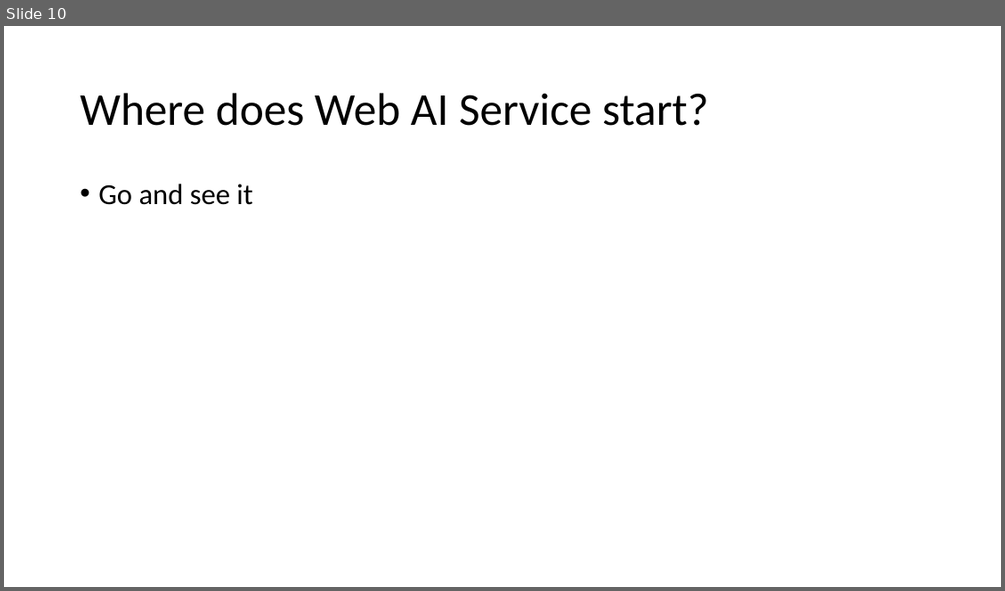
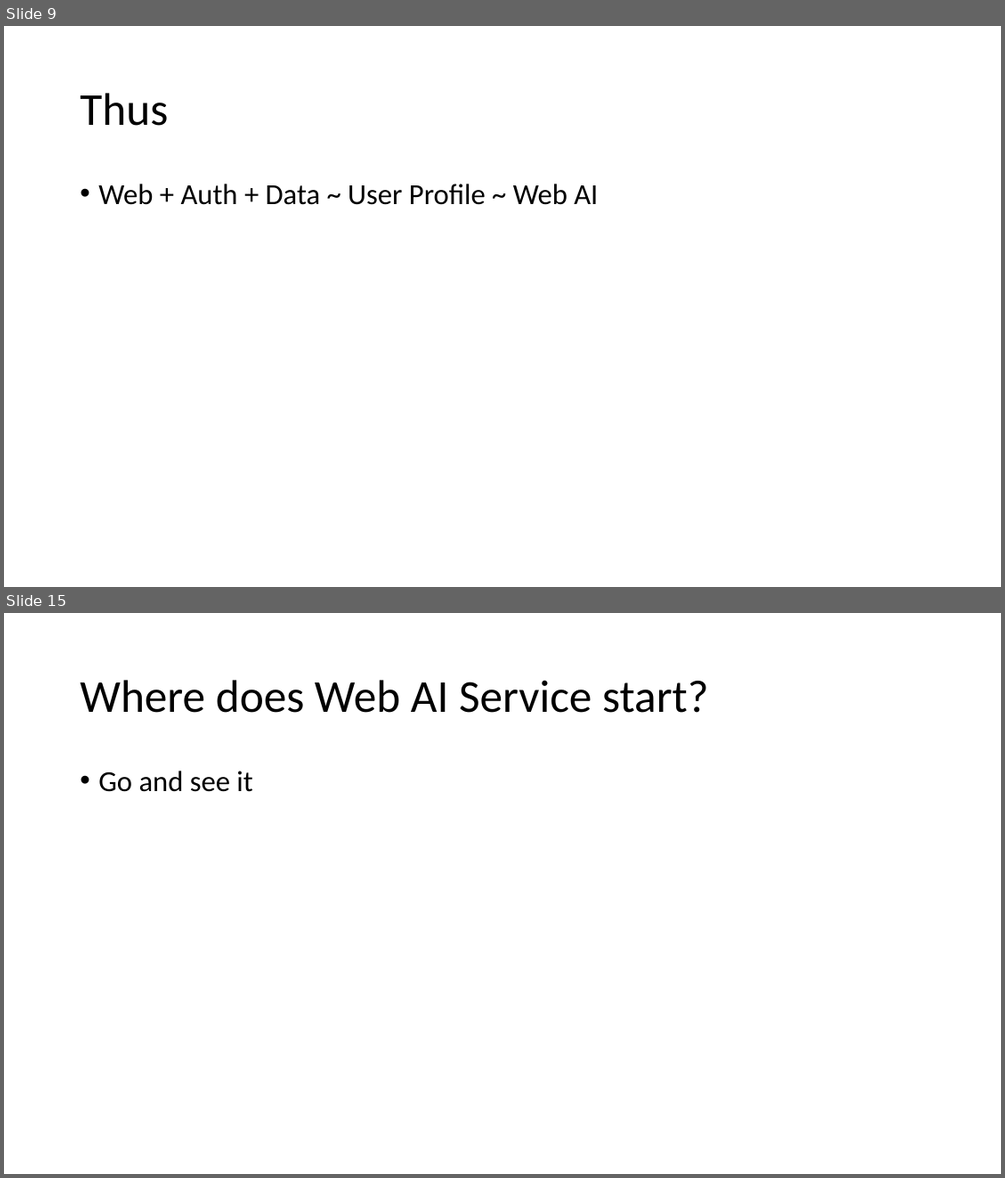
Before and after one commit to shenfe/Siqi, a slide deck: asset/presentation.pptx. Shown one above the other, each under a label of ours: slide 10 before the commit, slides 9 and 15 after it; the slides between them are not shown. The pictures are 1005x591 and 1005x1178 pixels, drawn with LibreOffice and Linux fonts; fonts in the diff are those of the drawing. Boxes give left, top, right and bottom in pixels: in the first picture for what was removed or moved away, otherwise in the second. Text is boxed around its words. In the diff, an @@ line names an element or a change of style, - is before the commit and + after.

```diff
--- a/asset/presentation.pptx
+++ b/asset/presentation.pptx
@@ slide 9 added at (x1=4, y1=26, x2=1001, y2=587), background #FFFFFF @@
@@ title added at (x1=80, y1=93, x2=168, y2=126), 44 pt, text #000000 @@
+Thus
@@ text added at (x1=98, y1=184, x2=598, y2=205), 28 pt, text #000000 @@
+• Web + Auth + Data ~ User Profile ~ Web AI
@@ what was slide 10 is now slide 15 @@
```
Also in this commit, not shown: 4 slides changed, 4 other slides added, 6 other files.
